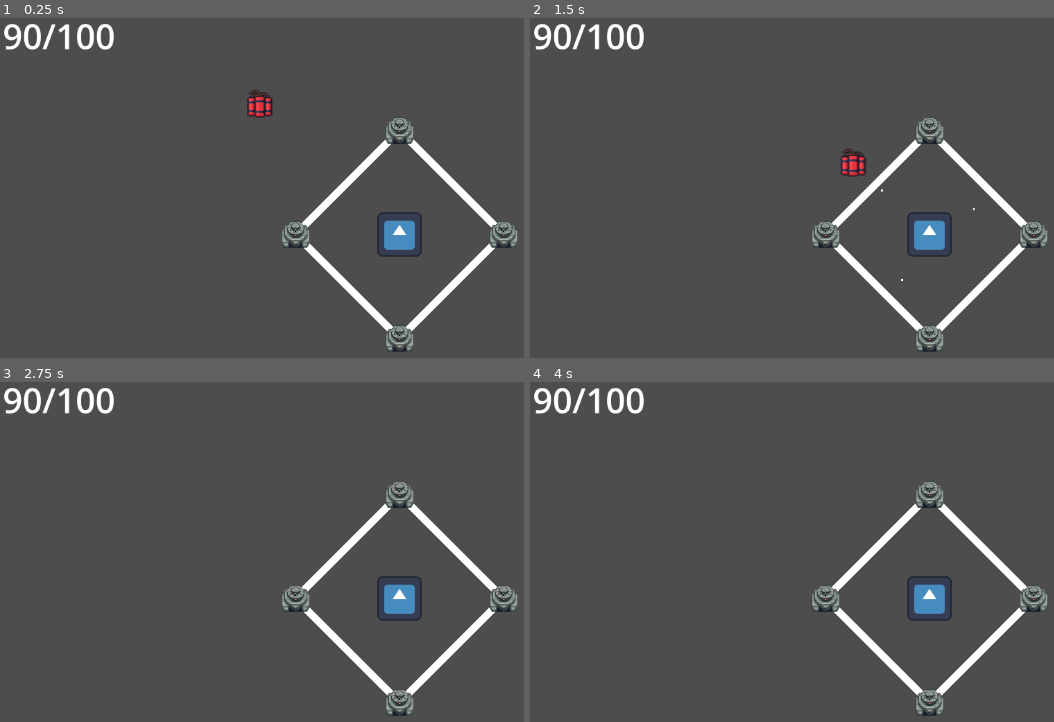
Above: before the commit, frames 1-4 (two rows, left to right).
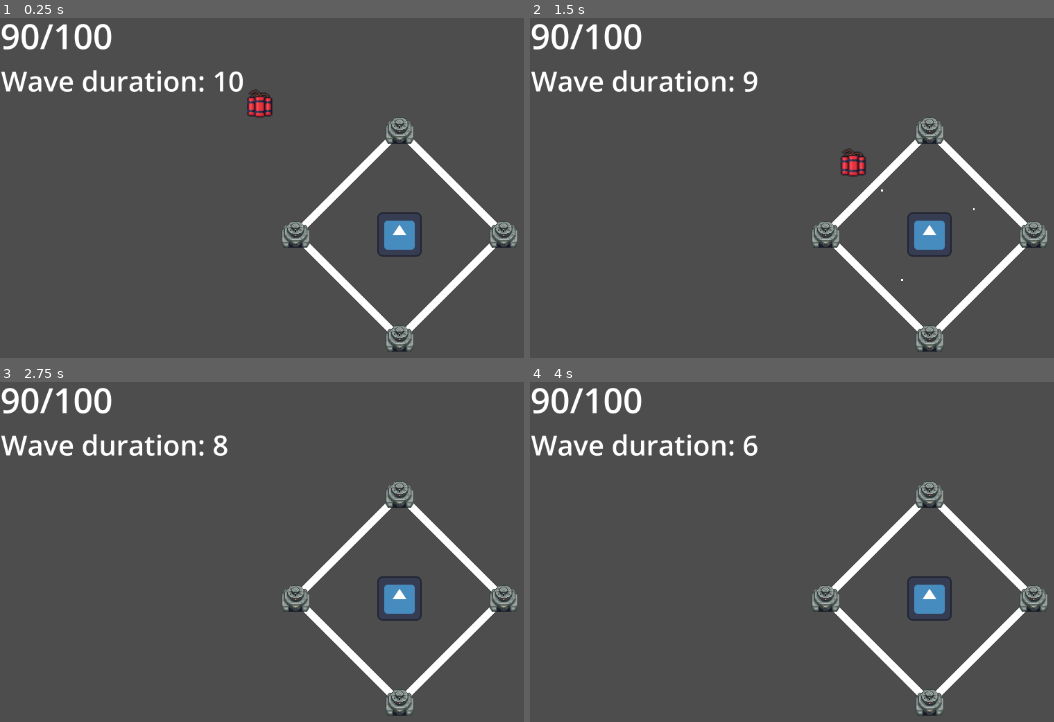
Above: after the commit, the same moments.

Repository: PM-Micael/Project-Tower
Game: Godot game, scene res://Scenes/Game.tscn
Two runs of this game, one before a commit and one after it. Both use one fixed random seed, a clock stepped at 60 frames per second and the inputs below. The engine's default icon, where the game draws it, is replaced by a stand-in: a white triangle on a blue panel in a dark square.
Inputs:
- Up to frame 1 (0.25 s): no input
- Up to frame 2 (1.5 s): no input
- Up to frame 3 (2.75 s): tap Enter at 2 s
- Up to frame 4 (4 s): tap Space at 2.75 s; tap Enter at 3.5 s

The runs differ from the first frame. In frame 1, 2.0% of the frame differs, in the area x 0-47%, y 1-22%; in frame 2, 1.9%; in frame 3, 2.0%; in frame 4, 2.0%.

Commit message:
Added a label for the UI that now displays the timer for the duration of the current wave as well as for the future preperation phasee duration

Diff:
--- a/Scenes/Game.tscn
+++ b/Scenes/Game.tscn
@@ -8,6 +8,7 @@
 [ext_resource type="Script" uid="uid://csctngf5o2avw" path="res://Scripts/UI/health_label.gd" id="4_fgofq"]
 [ext_resource type="Script" uid="uid://behk56mj7j6r5" path="res://Scripts/round_handler.gd" id="5_2irst"]
 [ext_resource type="PackedScene" uid="uid://ddkv70duynxc" path="res://Scenes/Structures/wall.tscn" id="6_fgofq"]
+[ext_resource type="Script" uid="uid://c6vcjgdnd3p3x" path="res://Scripts/UI/counter_label.gd" id="9_bf53h"]
 
 [node name="Game" type="Node2D"]
 
@@ -47,9 +48,18 @@
 
 [node name="HealthLabel" type="Label" parent="Camera2D/HUD"]
 layout_mode = 0
-offset_left = -1144.0
+offset_left = -1151.0
 offset_top = -642.0
-offset_right = -763.0
+offset_right = -770.0
 offset_bottom = -505.0
 theme_override_font_sizes/font_size = 100
 script = ExtResource("4_fgofq")
+
+[node name="CounterLabel" type="Label" parent="Camera2D/HUD"]
+layout_mode = 0
+offset_left = -1149.0
+offset_top = -499.0
+offset_right = -768.0
+offset_bottom = -362.0
+theme_override_font_sizes/font_size = 80
+script = ExtResource("9_bf53h")
--- /dev/null
+++ b/Scripts/UI/counter_label.gd
@@ -0,0 +1,10 @@
+extends Label
+
+@onready var round_handler = get_node("/root/Game/DefendTower/RoundHandler")
+
+func _ready() -> void:
+	round_handler.connect("timer_update", Callable(self, "_on_timer_update"))
+
+func _on_timer_update(title: String, count: float):
+	if round_handler:
+		text = title + ": " + str(int(count) + 1)
--- a/Scripts/round_handler.gd
+++ b/Scripts/round_handler.gd
@@ -4,27 +4,36 @@
 @export var prep_phase_duration: float = 5.0
 @export var round_tier: int = 2 # Placeholder
 
-@onready var wave_countdown: float = wave_duration
-@onready var prep_phase_countdown: float = prep_phase_duration
+var wave_countdown: float = wave_duration
+var prep_phase_countdown: float = prep_phase_duration
+var in_prep_phase: bool
 
-var in_prep_phase: bool
+signal timer_update (title, count)
 
 func _physics_process(delta: float) -> void:
 	_counter(delta)
 
 func _counter(delta: float):
+	var title: String
+	var counter: float
+
 	if in_prep_phase == false: # Wave countdown
 		if wave_countdown > 0.0:
 			wave_countdown -= delta
-			print("Wave duration: " + str(wave_countdown))
+			title = "Wave duration"
+			counter = wave_countdown
+			# print(title + ": " + str(wave_countdown))
 		else:
 			wave_countdown = wave_duration
 			in_prep_phase = true
-		return
 	else: # Prep phase countdown
 		if prep_phase_countdown > 0.0:
 			prep_phase_countdown -= delta
-			print("Prep phase: " + str(prep_phase_countdown))
+			title = "Prep phase"
+			counter = prep_phase_countdown
+			# print(title + ": " + str(prep_phase_countdown))
 		else:
 			prep_phase_countdown = prep_phase_duration
 			in_prep_phase = false
+
+	emit_signal("timer_update", title, counter)
Not shown: 1 places in Scenes/Game.tscn that only renumber resources
Not shown, added: Scripts/UI/counter_label.gd.uid
